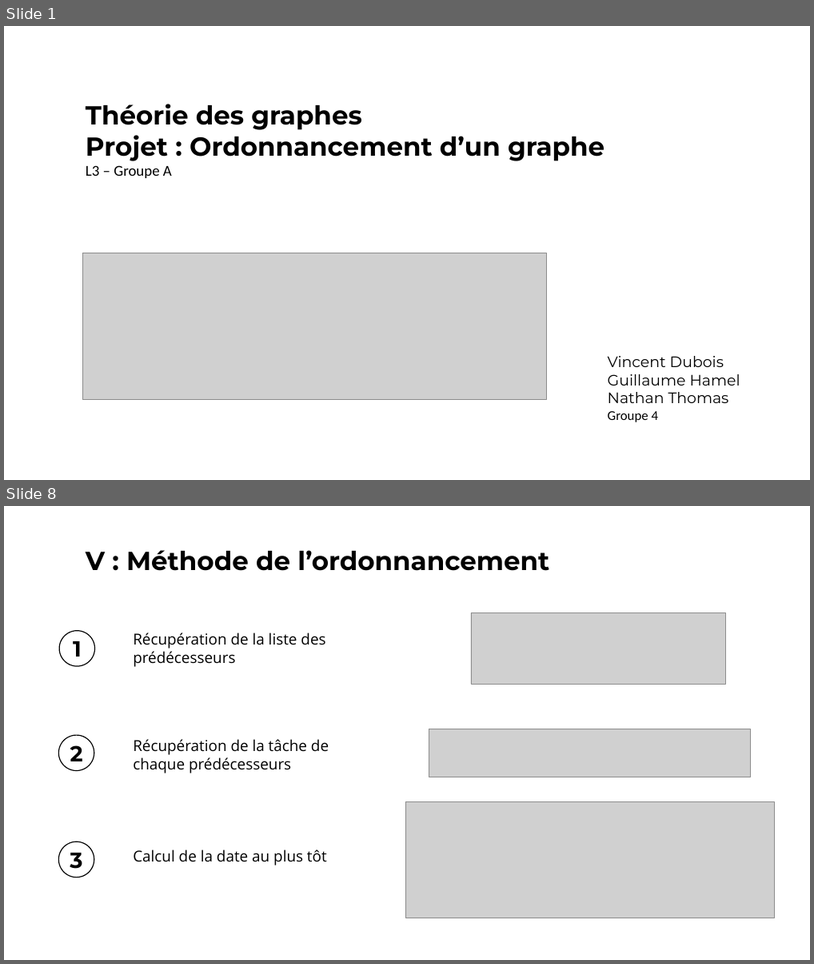
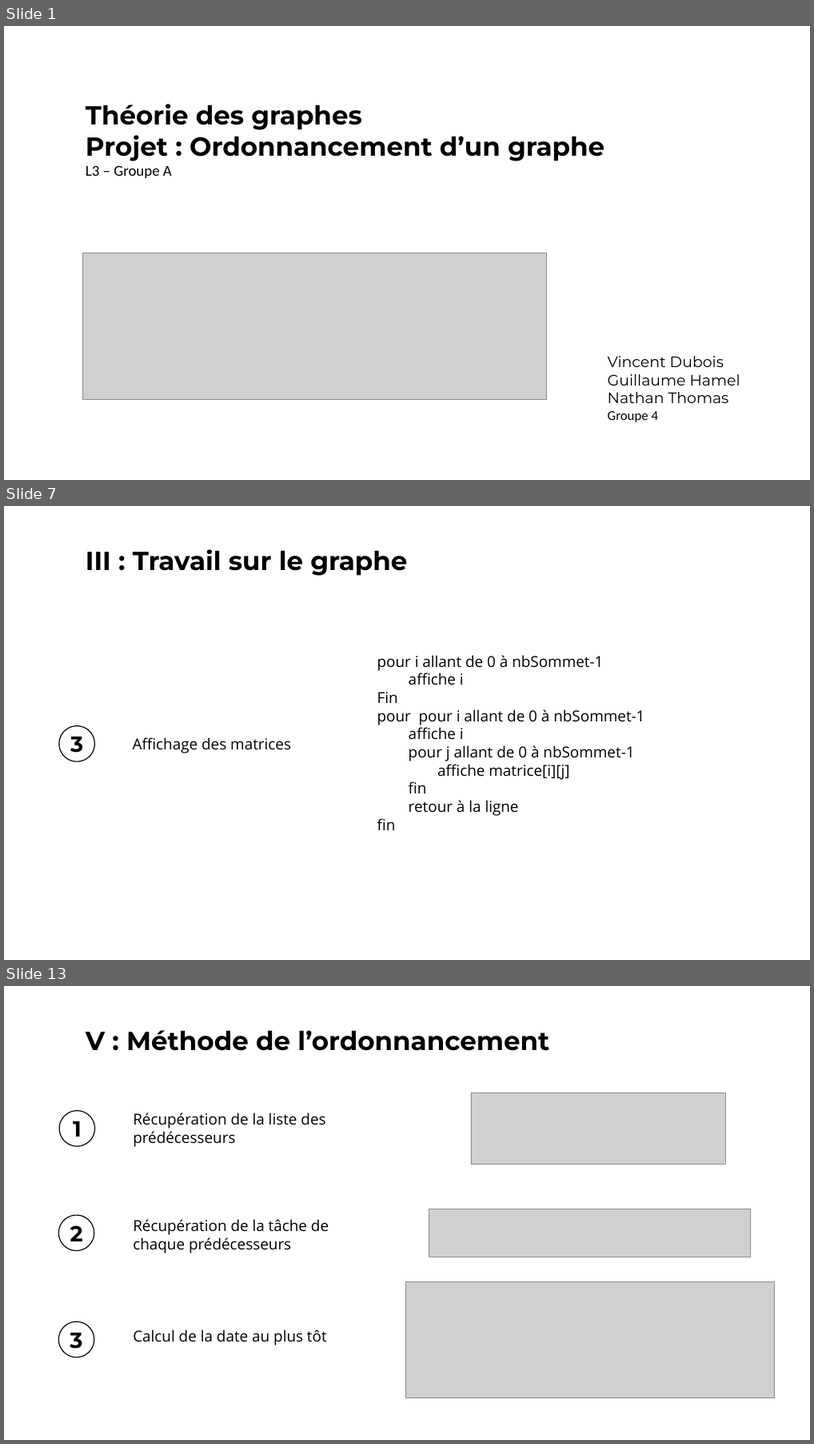
Before and after one commit to vincentdbs/ProjetTheorieDesGraphes, a slide deck: A4_Presentation.pptx. Shown one above the other, each under a label of ours: slides 1 and 8 before the commit, slides 1, 7 and 13 after it; the slides between them are not shown. The pictures are 814x964 and 814x1444 pixels, drawn with LibreOffice and Linux fonts; fonts in the diff are those of the drawing; grey boxes stand for pictures. Boxes give left, top, right and bottom in pixels: in the first picture for what was removed or moved away, otherwise in the second. Text is boxed around its words. In the diff, an @@ line names an element or a change of style, - is before the commit and + after.

```diff
--- a/A4_Presentation.pptx
+++ b/A4_Presentation.pptx
@@ slide 7 added at <box>4,506,810,960</box>, background #FFFFFF @@
@@ text added at <box>86,549,407,576</box>, 62 pt, text #000000, bold @@
+III : Travail sur le graphe
@@ text added at <box>378,655,645,830</box>, 36 pt, text #000000 @@
+pour i allant de 0 à nbSommet-1
+affiche i
+Fin
+pour pour i allant de 0 à nbSommet-1
+affiche i
+pour j allant de 0 à nbSommet-1
+affiche matrice[i][j]
+fin
+retour à la ligne
+fin
@@ ellipse added at <box>59,726,94,761</box>, outline #000000 2.25 pt @@
@@ text added at <box>70,736,83,752</box>, 52 pt, text #000000, bold @@
+3
@@ text added at <box>133,737,291,753</box>, 36 pt, text #000000 @@
+Affichage des matrices
@@ what was slide 8 is now slide 13 @@
```
Also in this commit, not shown: 6 slides changed, 4 other slides added.
